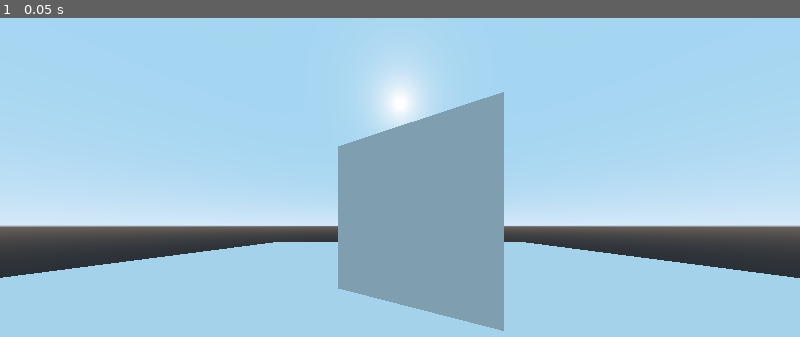
Above: before the commit, frame 1.
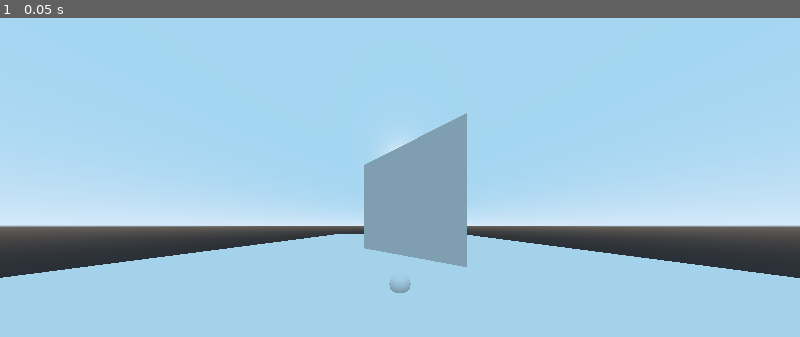
Above: after the commit, the same moment.

Repository: vegacitizen/godot-sample
Game: Godot game, scene res://Spatial.tscn
Two runs of this game, one before a commit and one after it. Both use one fixed random seed, a clock stepped at 60 frames per second and the inputs below.
Inputs:
- Up to frame 1 (0.05 s): no input

The runs differ from the first frame. In frame 1, 9.0% of the frame differs, in the area x 29-71%, y 13-99%.

Commit message:
add dragging logic and marked with sphere in the target position

Diff:
--- a/Spatial.tscn
+++ b/Spatial.tscn
@@ -15,13 +15,16 @@
 depth = 11.076
 
 [node name="CSGMesh" type="CSGMesh" parent="."]
-transform = Transform( 0.433013, 0, -0.25, 0, 0.5, 0, 0.25, 0, 0.433013, 0, 0.575674, 0 )
+transform = Transform( 0.866025, 0, -0.5, 0, 1, 0, 0.5, 0, 0.866025, 0, 0.777419, 0.0144063 )
 use_collision = true
 mesh = SubResource( 1 )
 material = SubResource( 2 )
 script = ExtResource( 1 )
 
 [node name="Camera" type="Camera" parent="."]
-transform = Transform( 1, 0, 0, 0, 1, 0, 0, 0, 1, 0, 0.545292, 0.492327 )
-fov = 106.2
+transform = Transform( 1, 0, 0, 0, 1, 0, 0, 0, 1, 0, 0.545292, 0.851076 )
+fov = 137.73
 far = 135.0
+
+[node name="CSGSphere" type="CSGSphere" parent="."]
+radius = 0.1
--- a/input_handler.gd
+++ b/input_handler.gd
@@ -1,12 +1,15 @@
 extends Spatial
 
-# Declare member variables here. Examples:
-# var a = 2
-# var b = "text"
+var dragging = false
+var click_radius = 32 # Size of the sprite.
 
+var root
+var camera
 
 # Called when the node enters the scene tree for the first time.
 func _ready():
+	root = get_node("../../Spatial")
+	camera = get_node("../Camera")
 	pass # Replace with function body.
 
 # Called every frame. 'delta' is the elapsed time since the previous frame.
@@ -18,19 +21,27 @@
 
 	if event is InputEventMouseButton :
 		print("InputEventMouseButton : ");
-		var camera = get_node("../Camera")
+		#var sphere = CSGSphere.new()
+		#sphere.radius = 0.02
+		#sphere.translate(cursorPos.position)
+		#root.add_child(sphere)
+
+	if event is InputEventMouseButton and event.button_index == BUTTON_LEFT:
+		#if (event.position - $Sprite.position).length() < click_radius:
+			# Start dragging if the click is on the sprite.
+		if not dragging and event.pressed:
+			dragging = true
+		# Stop dragging if the button is released.
+		if dragging and not event.pressed:
+			dragging = false
+
+	if event is InputEventMouseMotion and dragging:
+		# While dragging, move the sprite with the mouse.
 		var from = camera.project_ray_origin(event.position)
 		var to = from + camera.project_ray_normal(event.position) * 10
 		var space_state = get_world().direct_space_state
 		var cursorPos = space_state.intersect_ray(from, to)
-		print(cursorPos);
-
-	if event is InputEventMouseMotion :
-		print("InputEventMouseMotion : ")
-		print(event.speed)
-
-	if event is InputEventScreenDrag :
-		print("InputEventScreenDrag : ")
-		print(event.position)
-		print(event.related)
-		print(event.speed)
+		var sphere = CSGSphere.new()
+		sphere.radius = 0.02
+		sphere.translate(cursorPos.position)
+		root.add_child(sphere)
